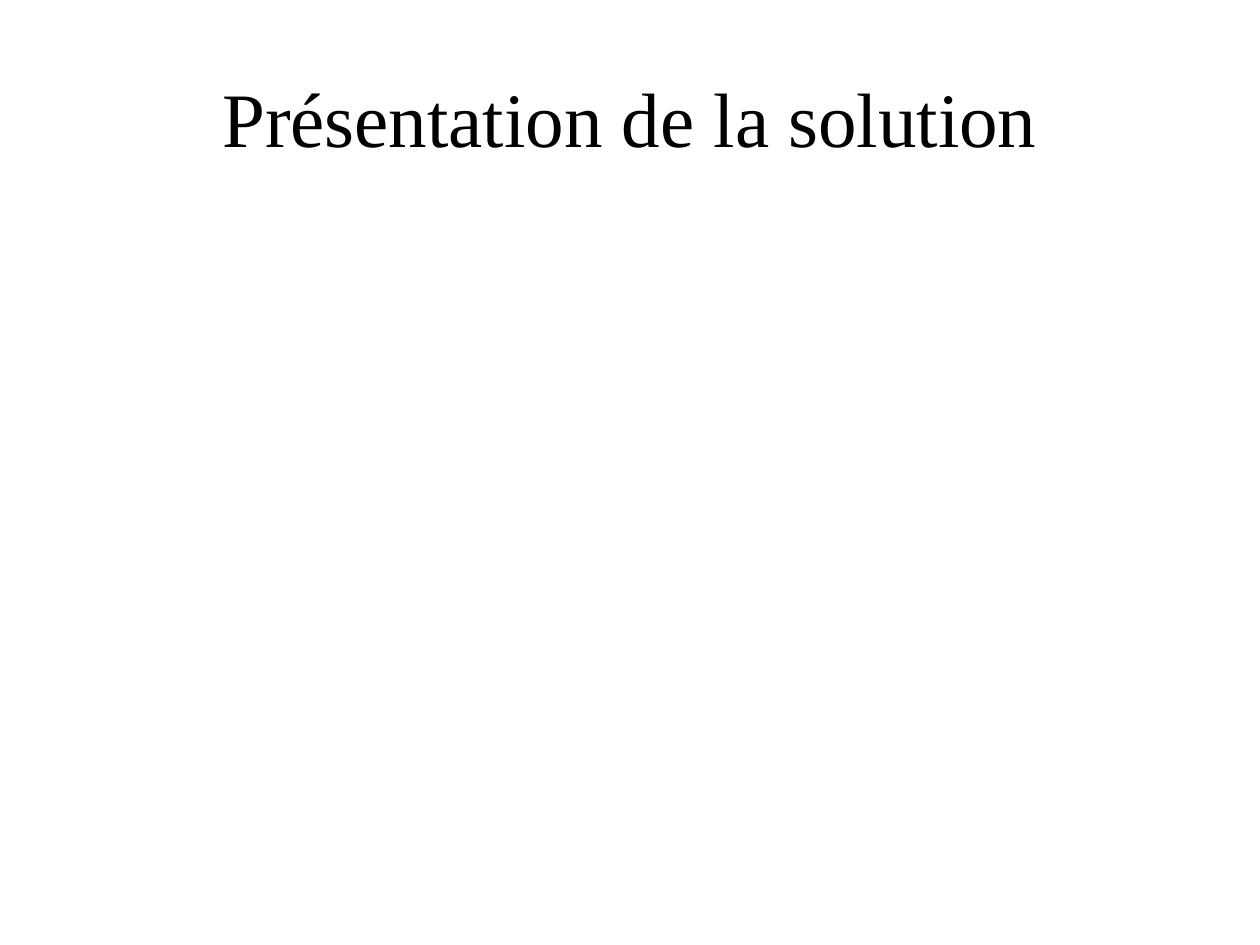
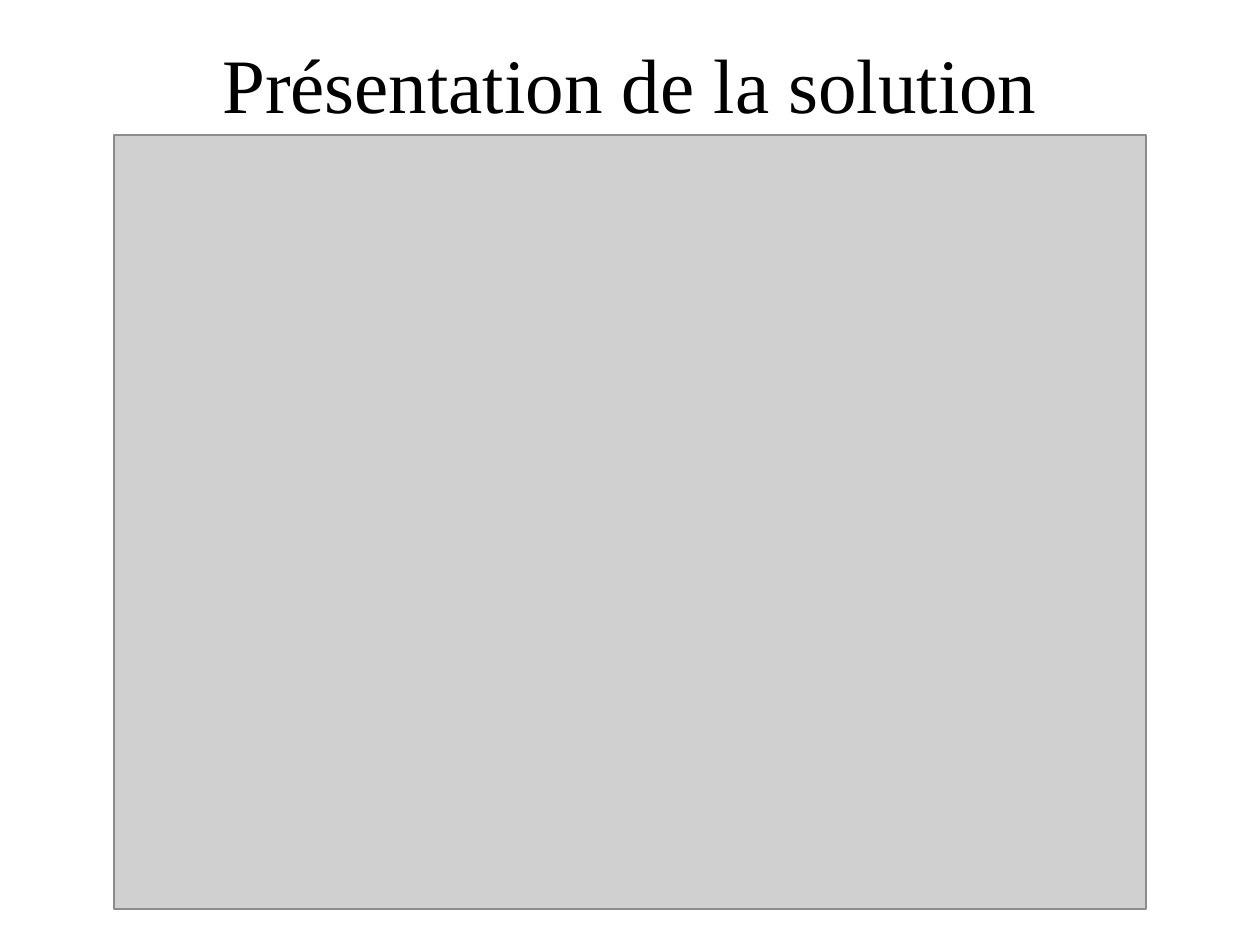
Before and after one commit to costany93/mymemory, a slide deck: slide 12 of 2186_curved_lines/2186.ppt (slide 11 before the commit). Drawn at 1260x945 pixels with LibreOffice and Linux fonts; fonts in the diff are those of the drawing; grey boxes stand for pictures; background and template pictures are left out. Boxes give left, top, right and bottom in pixels: in the first picture for what was removed or moved away, otherwise in the second. Text is boxed around its words. In the diff, an @@ line names an element or a change of style, - is before the commit and + after.

Commit message:
powerpoint 2

```diff
--- a/2186_curved_lines/2186.ppt
+++ b/2186_curved_lines/2186.ppt
@@ title "Présentation de la solution": place and size @@
-title "Présentation de la solution" at <box>222,93,1036,148</box>
+title "Présentation de la solution" at <box>222,59,1036,114</box>
@@ picture added at <box>113,135,1145,908</box> @@
```
Also in this commit, not shown: 6 other slides changed, 4 slides added, 3 slides removed.
